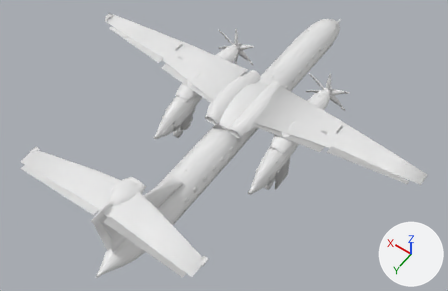
Renders of the FBX model game/Airside/Assets/Airside/Art/Models/Aircraft/mdl_dash8_q400_v01.fbx from each side of a commit.
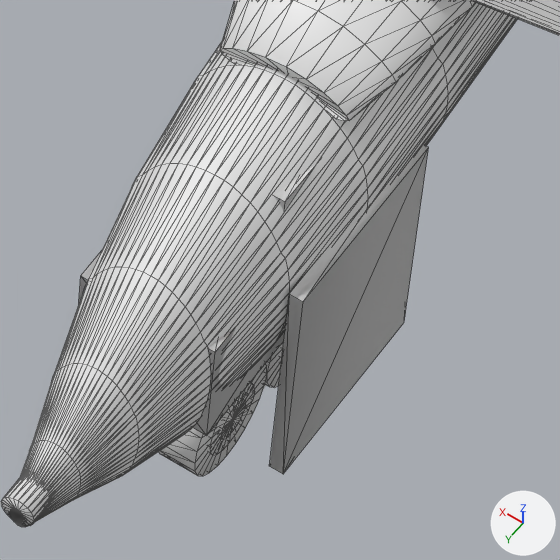
The first picture shows the older version from a 50 mm camera at (-17.2, 26.2, 39.4) aimed at (-0.3, 2.6, 2.4). The close-ups show the older and then the newer version on the part from 55% to 68% of the width and 49% to 68% of the height of that picture. Only the edits that show in the close-ups are written down. Arrows for +X, +Y and +Z are at lower right; the lights stay in place. The close-ups show mesh edges as thin lines. Where no turn or scale is listed for an object, it has been applied to the vertices. Vertices at exactly the same position are counted once.

Names of what the first close-up shows: 'engine_left', 'exhaust_left', 'flap_left', 'gear_door_left', 'gear_fairing_left', 'nacelle_fillet_left', 'tire_left_aft', 'wheel_left_aft' and 3 more.
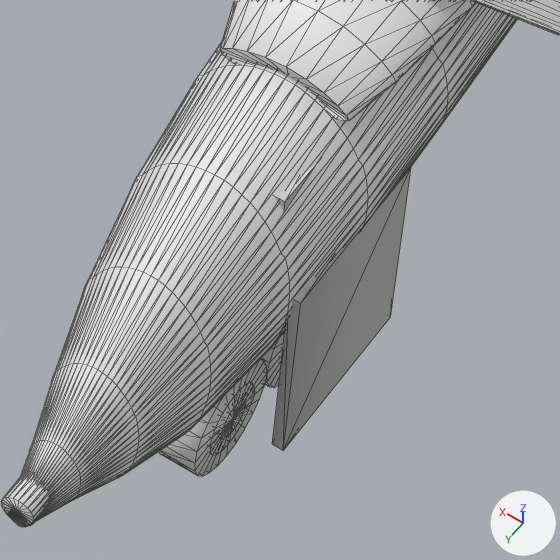
Location of each change, (x1, y1, x2, y2) in pixels of the close-ups (560 x 560 px):
'gear_door_left', rescaled (13% narrower, 14% shorter): before (269, 145, 429, 474); after (272, 167, 411, 451)
'gear_fairing_left', reshaped (not visible afterwards): before (79, 252, 285, 435)

The change, as a diff of the scene's bpy script:
```diff
--- a/game/Airside/Assets/Airside/Art/Models/Aircraft/mdl_dash8_q400_v01.fbx.py
+++ b/game/Airside/Assets/Airside/Art/Models/Aircraft/mdl_dash8_q400_v01.fbx.py
@@ me_gear_fairing_left @@
 # used by ob_gear_fairing_left; location = (0.0, 0.0, 0.0)
-me_gear_fairing_left.from_pydata(...)  # 8 vertices, 12 faces; spans x -4.93..-3.78, y 0.8..3.5, z 1.92..2.97
+me_gear_fairing_left.from_pydata(...)  # 142 vertices, 280 faces; spans x -4.99..-3.71, y 0.6..3.62, z 1.84..3.02
+# me_gear_fairing_left part 2: the whole mesh is rebuilt
@@ me_gear_door_left @@
 # used by ob_gear_door_left; location = (0.0, 0.0, 0.0)
-me_gear_door_left.from_pydata(...)  # 8 vertices, 12 faces; spans x -5.19..-5.07, y 1.05..2.75, z 0.75..2.95
+me_gear_door_left.from_pydata(...)  # 8 vertices, 12 faces; spans x -5.12..-5.02, y 1.15..2.65, z 0.88..2.76
+# me_gear_door_left part 1: the whole mesh is scaled about its middle by (0.833, 0.882, 0.855), then moved by (0.06, 0.0, -0.03)
```
